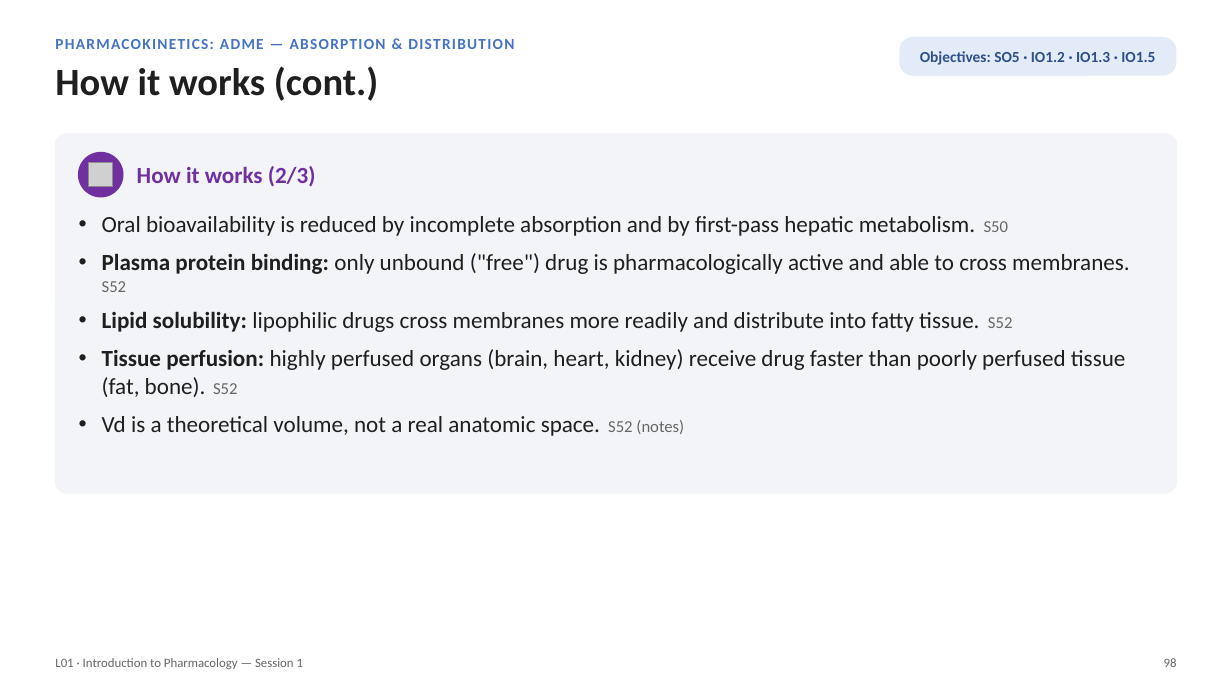
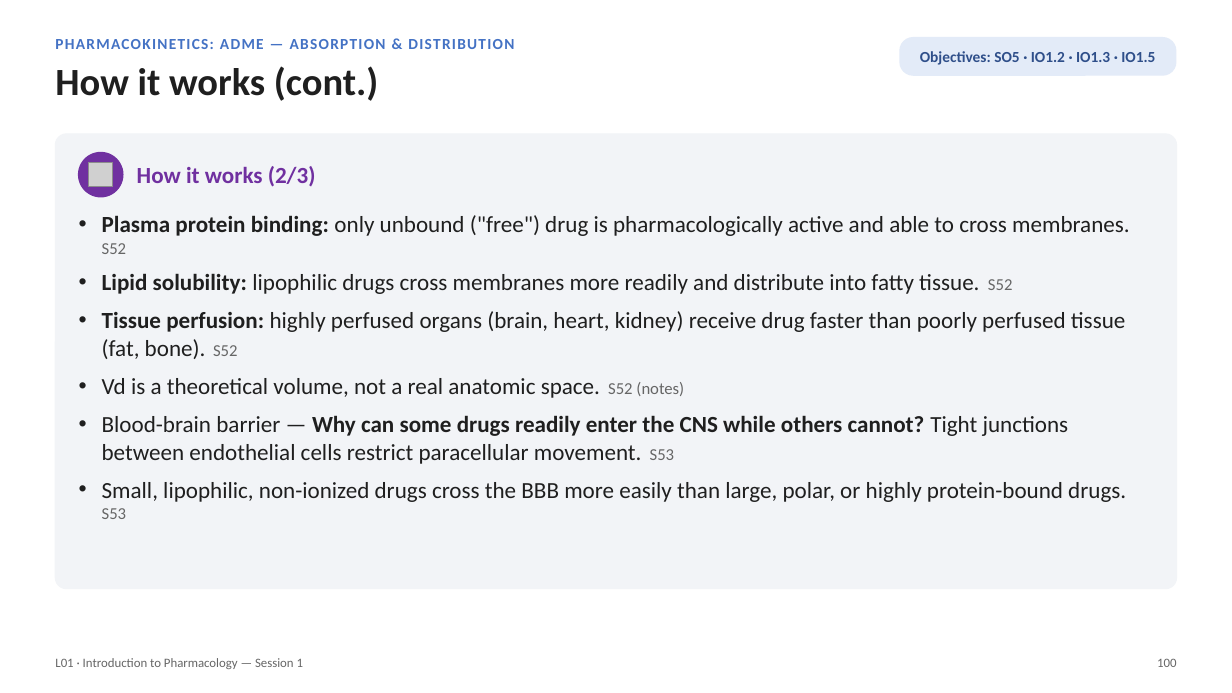
Before and after one commit to bishwokrit/DPAS-Pharm, a slide deck: slide 100 of docs/L01/L01_Unit_1_Introduction_to_Pharmacology_Session_1_study_deck.pptx (slide 98 before the commit). Drawn at 1232x693 pixels with LibreOffice and Linux fonts; fonts in the diff are those of the drawing; grey boxes stand for pictures. Boxes give left, top, right and bottom in pixels: in the first picture for what was removed or moved away, otherwise in the second. Text is boxed around its words. In the diff, an @@ line names an element or a change of style, - is before the commit and + after.

```diff
--- a/docs/L01/L01_Unit_1_Introduction_to_Pharmacology_Session_1_study_deck.pptx
+++ b/docs/L01/L01_Unit_1_Introduction_to_Pharmacology_Session_1_study_deck.pptx
@@ rounded rectangle: place and size @@
-rounded rectangle at (55,134,1177,493)
+rounded rectangle at (55,134,1177,589)
@@ rounded rectangle at (55,134,1177,589): proportions changed @@
@@ text at (102,216,1009,236): paragraph removed @@
-• Oral bioavailability is reduced by incomplete absorption and by first-pass hepatic metabolism. S50
@@ text at (102,415,1126,519): paragraphs added @@
+• Blood-brain barrier — Why can some drugs readily enter the CNS while others cannot? Tight junctions between endothelial cells restrict paracellular movement. S53
+• Small, lipophilic, non-ionized drugs cross the BBB more easily than large, polar, or highly protein-bound drugs. S53
@@ text at (1157,659,1176,667): text changed @@
-98
+100
```
Also in this commit, not shown: 35 other slides changed, 3 slides added, 34 other files.
